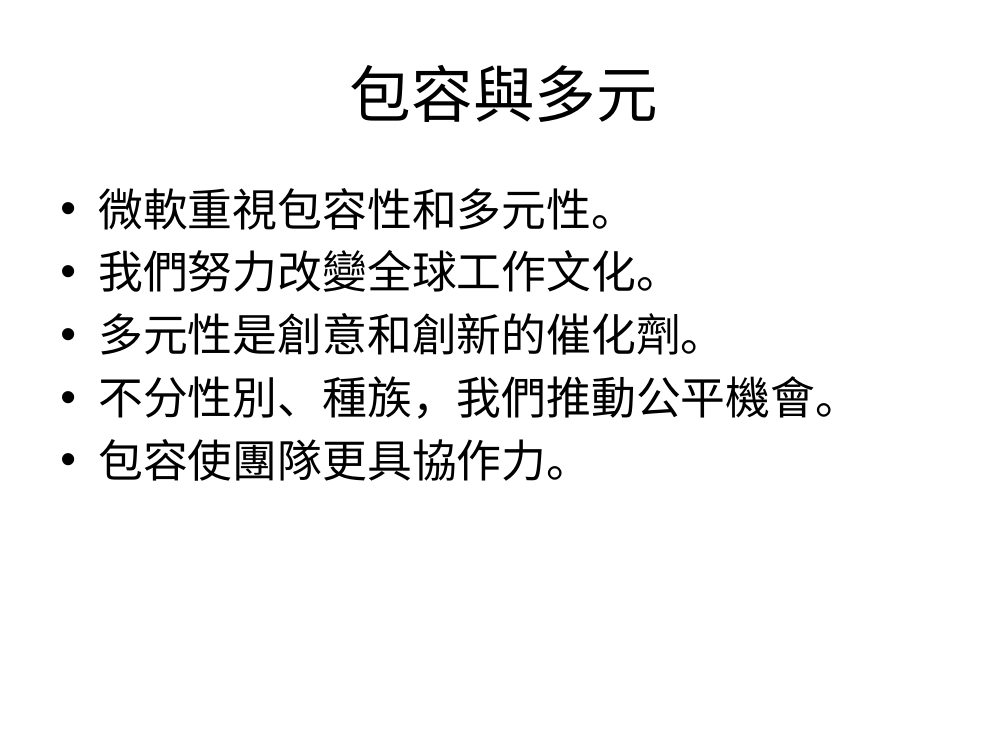
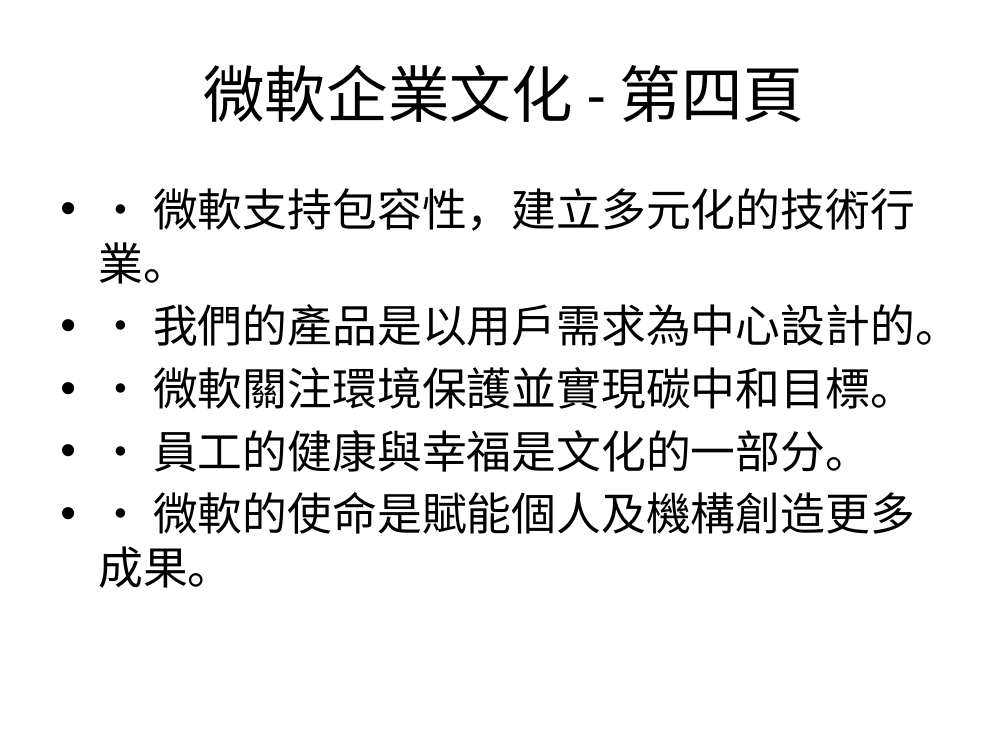
Before and after one commit to ownway22/ai-foundry-agents-samples, a slide deck: slide 4 of examples/mcp/filesystem_example/sample_files/microsoft_culture.pptx. Drawn at 1008x756 pixels with LibreOffice and Linux fonts; fonts in the diff are those of the drawing. Boxes give left, top, right and bottom in pixels: in the first picture for what was removed or moved away, otherwise in the second. Text is boxed around its words. In the diff, an @@ line names an element or a change of style, - is before the commit and + after.

```diff
--- a/examples/mcp/filesystem_example/sample_files/microsoft_culture.pptx
+++ b/examples/mcp/filesystem_example/sample_files/microsoft_culture.pptx
@@ title at (203,65,805,122): text changed @@
-包容與多元
+微軟企業文化 - 第四頁
@@ text at (98,188,960,588): text changed @@
-• 微軟重視包容性和多元性。
-• 我們努力改變全球工作文化。
-• 多元性是創意和創新的催化劑。
-• 不分性別、種族，我們推動公平機會。
-• 包容使團隊更具協作力。
+• • 微軟支持包容性，建立多元化的技術行業。
+• • 我們的產品是以用戶需求為中心設計的。
+• • 微軟關注環境保護並實現碳中和目標。
+• • 員工的健康與幸福是文化的一部分。
+• • 微軟的使命是賦能個人及機構創造更多成果。
```
Also in this commit, not shown: 4 other slides changed, 1 other file.
